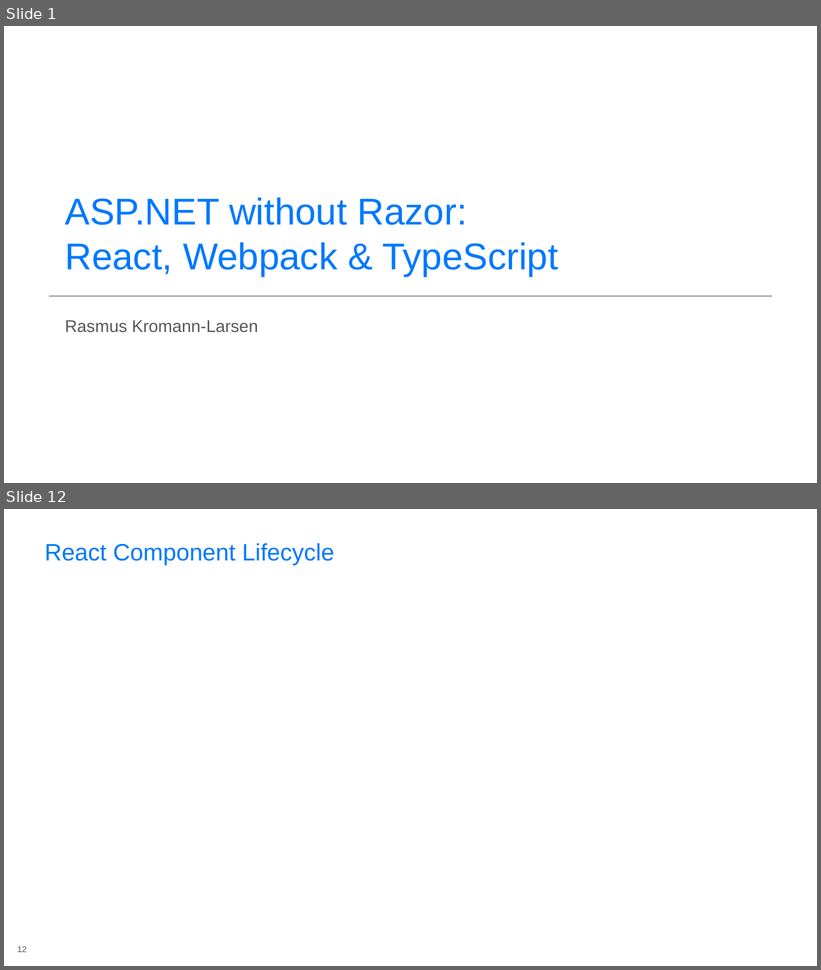
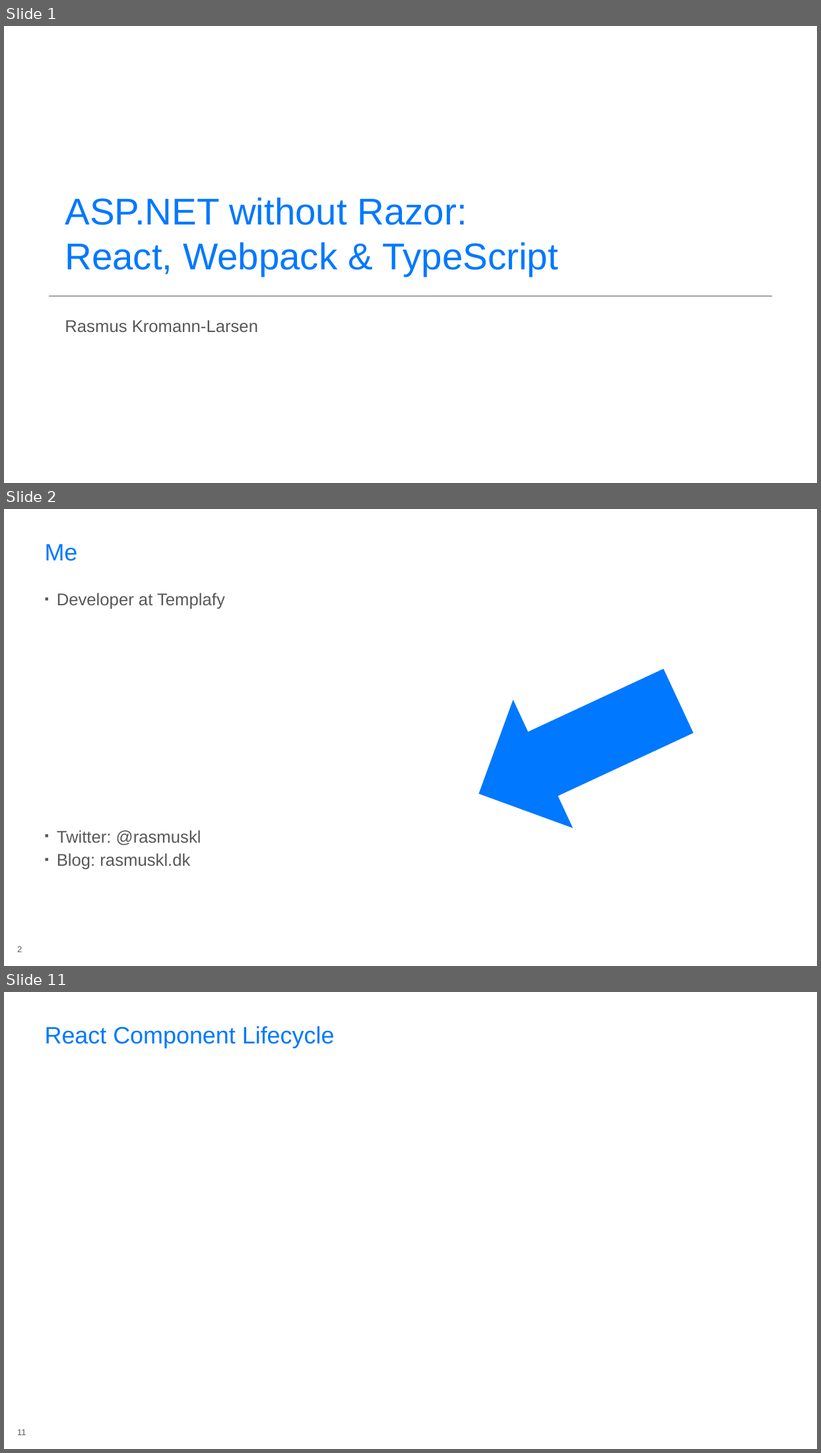
Before and after one commit to rasmuskl/react-webpack-typescript, a slide deck: _notes/Presentation.pptx. Shown one above the other, each under a label of ours: slides 1 and 12 before the commit, slides 1, 2 and 11 after it; the slides between them are not shown. The pictures are 821x970 and 821x1453 pixels, drawn with LibreOffice and Linux fonts; fonts in the diff are those of the drawing; background and template pictures are left out. Boxes give left, top, right and bottom in pixels: in the first picture for what was removed or moved away, otherwise in the second. Text is boxed around its words. In the diff, an @@ line names an element or a change of style, - is before the commit and + after.

```diff
--- a/_notes/Presentation.pptx
+++ b/_notes/Presentation.pptx
@@ slide 2 added at (x1=4, y1=509, x2=817, y2=966), background #FFFFFF @@
@@ title added at (x1=45, y1=544, x2=78, y2=561), 28 pt, text #0078FF @@
+Me
@@ text added at (x1=57, y1=593, x2=225, y2=870), 20 pt, text #575757 @@
+▪ Developer at Templafy
+▪ Twitter: @rasmuskl
+▪ Blog: rasmuskl.dk
@@ down arrow added at (x1=449, y1=636, x2=708, y2=858), fill #0078FF @@
@@ page number added at (x1=17, y1=947, x2=22, y2=953), 10 pt, text #575757 @@
+2
@@ what was slide 12 is now slide 11 @@
@@ page number at (x1=17, y1=1430, x2=26, y2=1436): text changed @@
-12
+11
```
Also in this commit, not shown: 6 slides changed, 3 other slides added, 5 slides removed, 10 other files.
